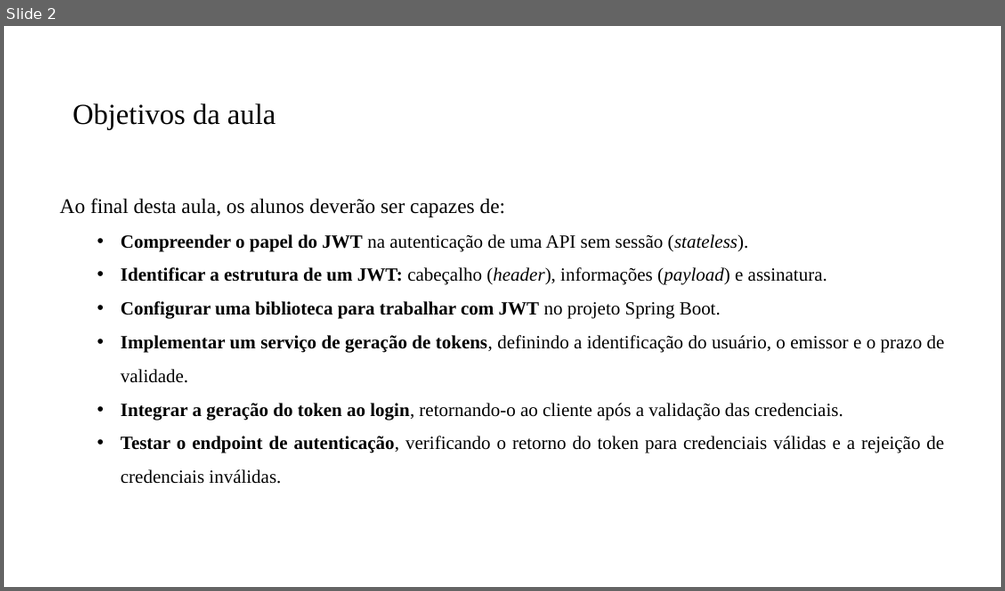
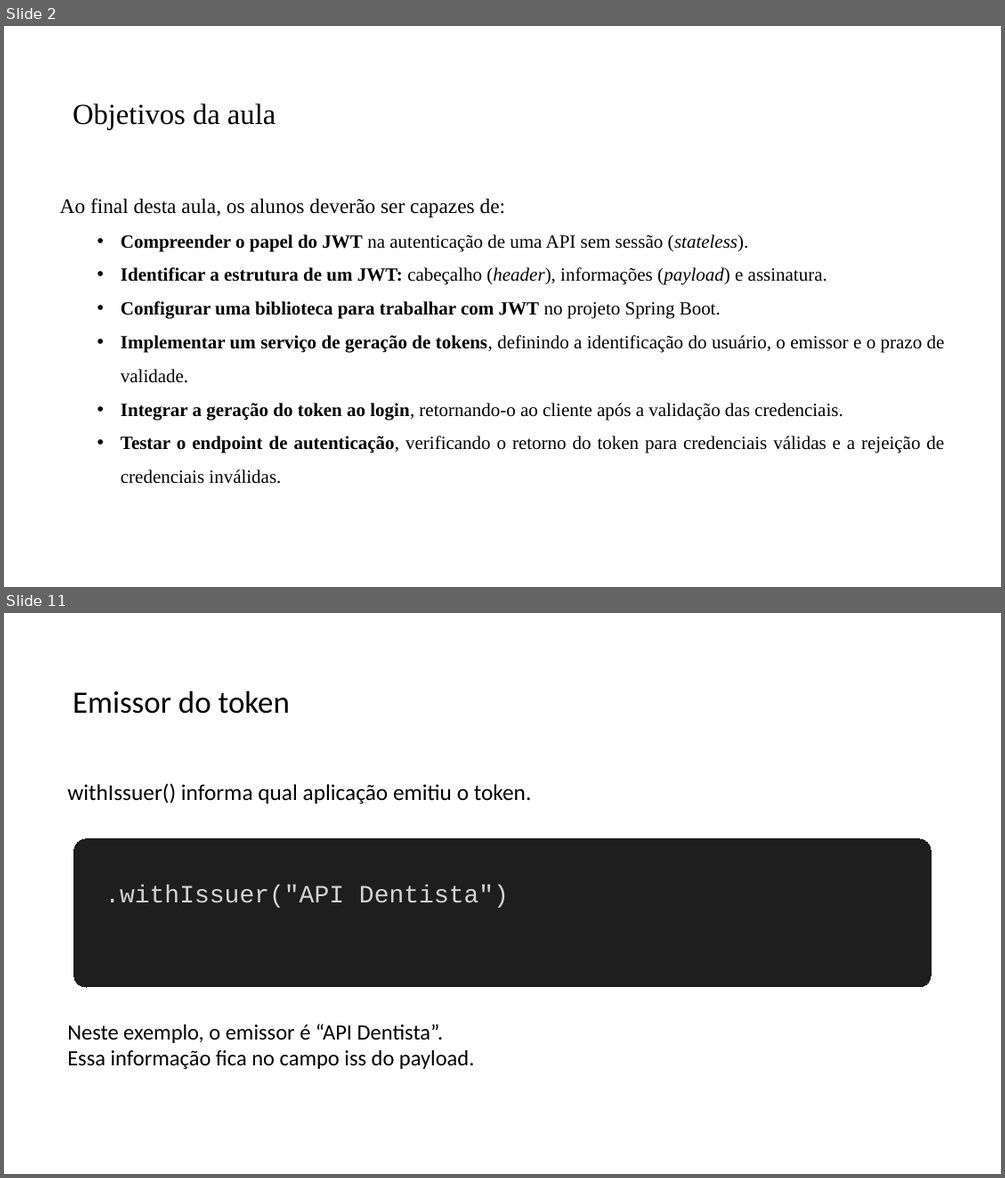
Before and after one commit to PedroMiho/UMC, a slide deck: engenharia-software/software-corporativo/boas-praticas/aula-07-JWT/spring-security.pptx. Shown one above the other, each under a label of ours: slide 2 before the commit, slides 2 and 11 after it; the slides between them are not shown. The pictures are 1005x591 and 1005x1178 pixels, drawn with LibreOffice and Linux fonts; fonts in the diff are those of the drawing; background and template pictures are left out. Boxes give left, top, right and bottom in pixels: in the first picture for what was removed or moved away, otherwise in the second. Text is boxed around its words. In the diff, an @@ line names an element or a change of style, - is before the commit and + after.

```diff
--- a/engenharia-software/software-corporativo/boas-praticas/aula-07-JWT/spring-security.pptx
+++ b/engenharia-software/software-corporativo/boas-praticas/aula-07-JWT/spring-security.pptx
@@ slide 11 added at <box>4,613,1001,1174</box>, background #FFFFFF @@
@@ title added at <box>73,690,290,714</box>, 30 pt, text #000000 @@
+Emissor do token
@@ text added at <box>67,783,532,804</box>, 21.8 pt, text #000000 @@
+withIssuer() informa qual aplicação emitiu o token.
@@ rounded rectangle added at <box>74,839,931,987</box>, fill #1E1E1E, outline #1E1E1E 0.75 pt @@
@@ text added at <box>105,884,509,908</box>, 24 pt, text #D4D4D4 @@
+.withIssuer("API Dentista")
@@ text added at <box>67,1023,475,1069</box>, 21 pt, text #000000 @@
+Neste exemplo, o emissor é “API Dentista”.
+Essa informação fica no campo iss do payload.
```
Also in this commit, not shown: 1 slide changed, 12 other slides added.
